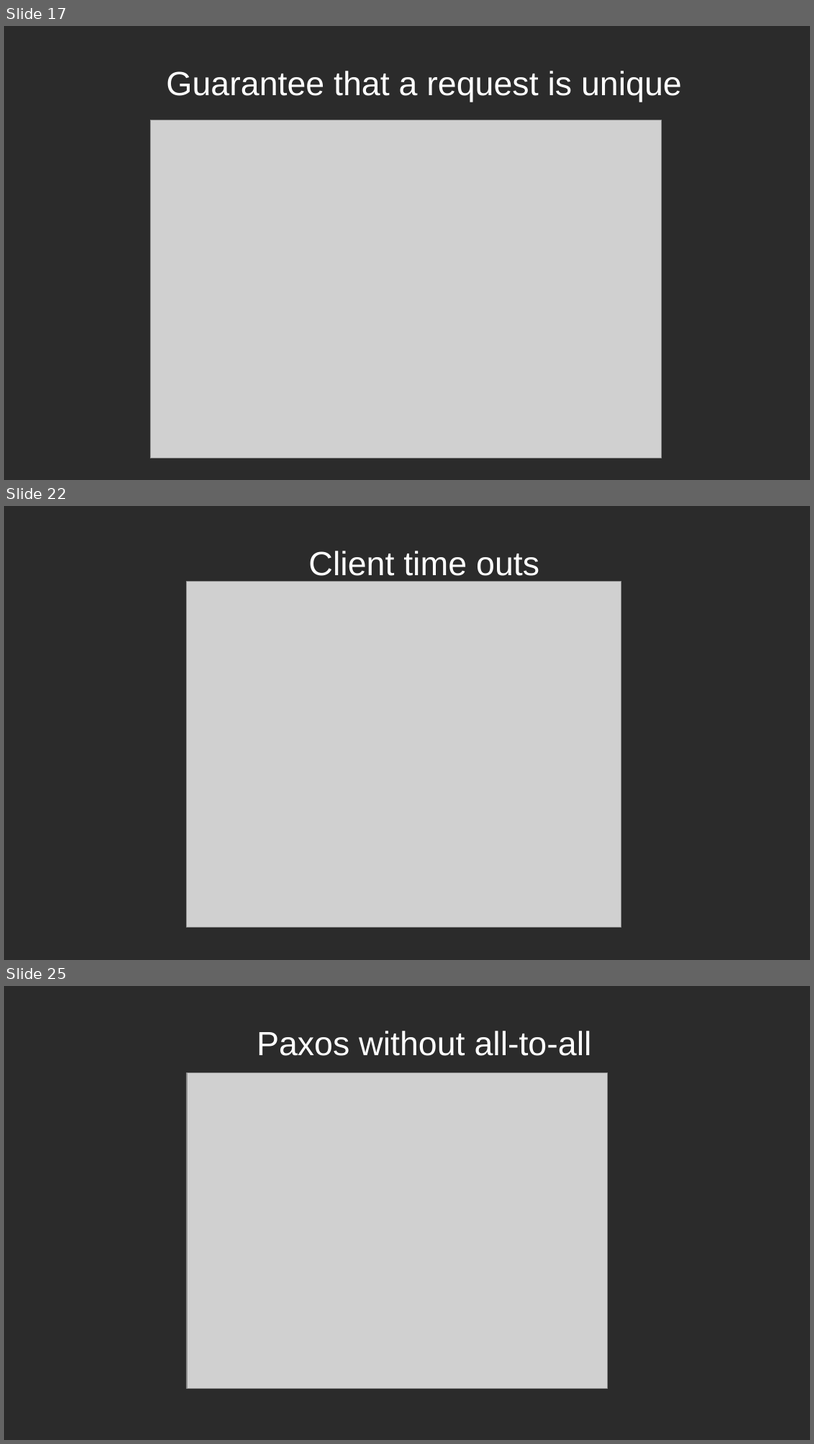
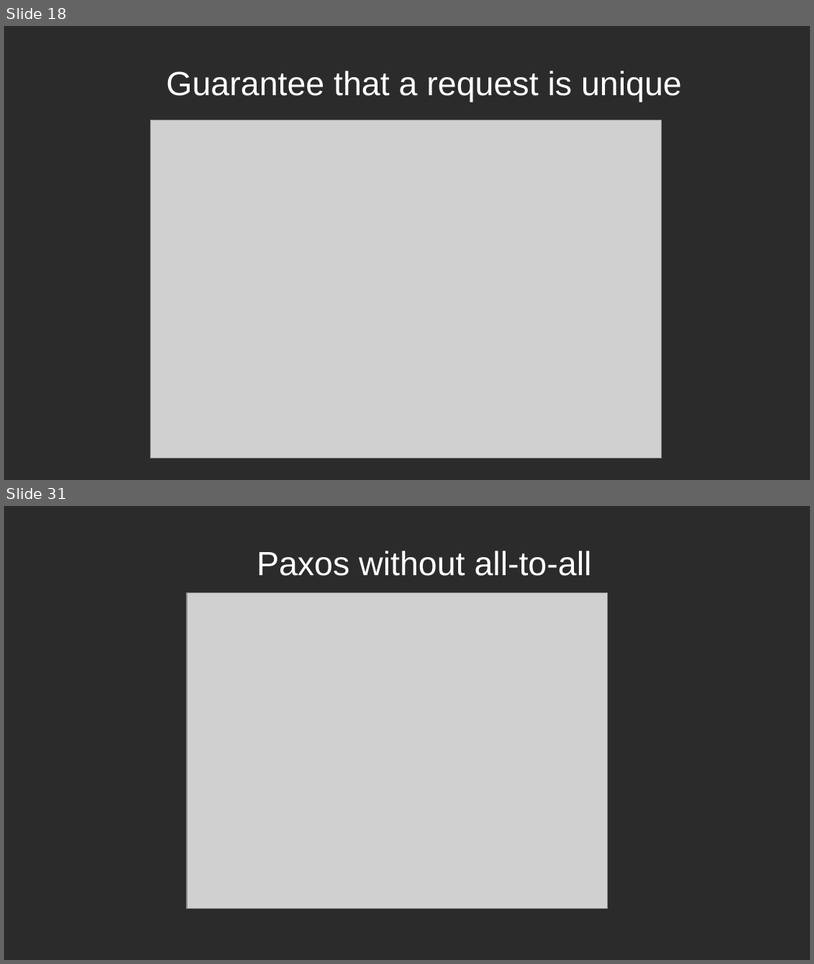
Before and after one commit to aleksander-vedvik/Master, a slide deck: notes/presentation_updated.odp. Shown one above the other, each under a label of ours: slides 17, 22 and 25 before the commit, slides 18 and 31 after it; the slides between them are not shown. The pictures are 814x1444 and 814x964 pixels, drawn with LibreOffice and Linux fonts; fonts in the diff are those of the drawing; grey boxes stand for pictures; background and template pictures are left out; a plain dark background stands for a picture behind light text. Boxes give left, top, right and bottom in pixels: in the first picture for what was removed or moved away, otherwise in the second. Text is boxed around its words. In the diff, an @@ line names an element or a change of style, - is before the commit and + after.

```diff
--- a/notes/presentation_updated.odp
+++ b/notes/presentation_updated.odp
@@ slide 22 removed at (4, 506, 810, 960), background picture (left out) @@
@@ title removed at (309, 551, 540, 582) @@
-Client time outs
@@ picture removed at (187, 582, 622, 926) @@
@@ what was slide 17 is now slide 18 @@
@@ what was slide 25 is now slide 31 @@
```
Also in this commit, not shown: 2 slides changed, 13 slides added, 6 other slides removed, 1 other file.
